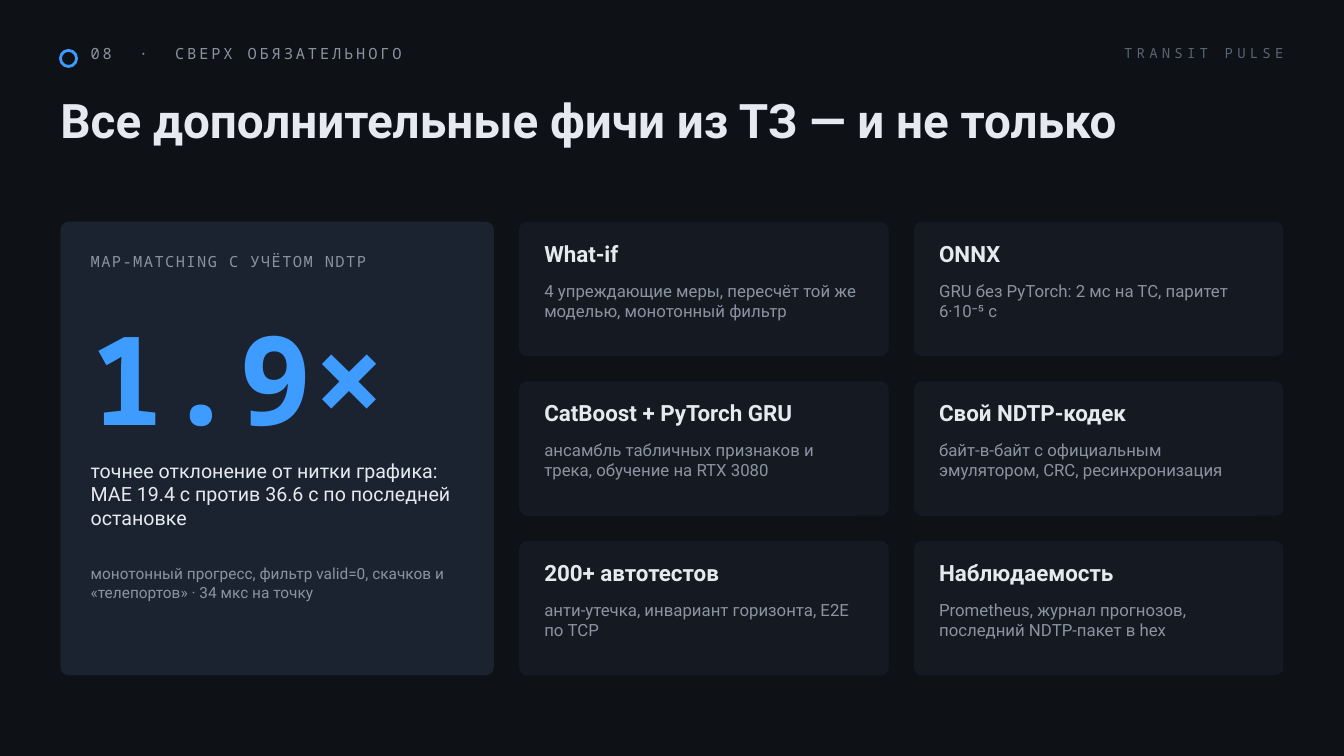
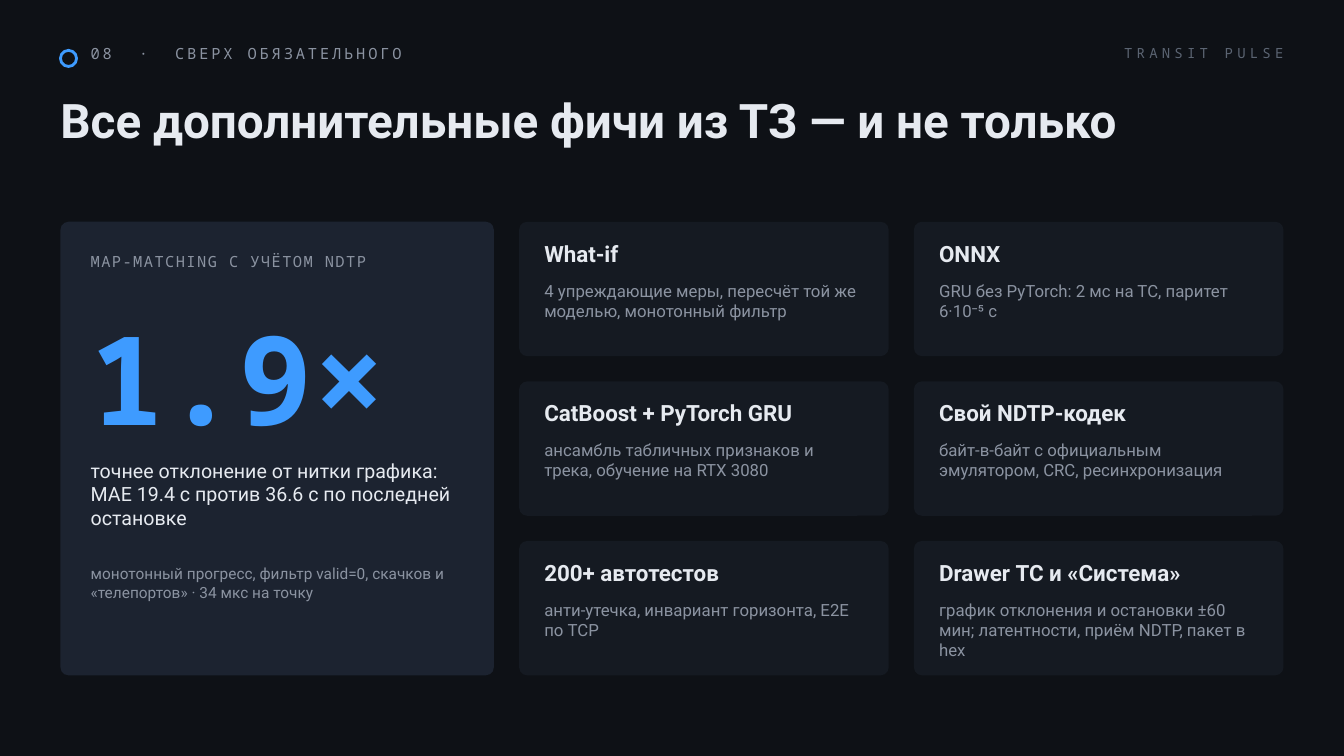
Before and after one commit to jinxovich/transit-pulse, a slide deck: slide 9 of docs/pitch/transit-pulse-pitch.pptx. Drawn at 1344x756 pixels with LibreOffice and Linux fonts; fonts in the diff are those of the drawing. Boxes give left, top, right and bottom in pixels: in the first picture for what was removed or moved away, otherwise in the second. Text is boxed around its words. In the diff, an @@ line names an element or a change of style, - is before the commit and + after.

Commit message:
docs(pitch): свежие скриншоты и панель «Система»

```diff
--- a/docs/pitch/transit-pulse-pitch.pptx
+++ b/docs/pitch/transit-pulse-pitch.pptx
@@ text at (x1=939, y1=565, x2=1180, y2=582): text changed @@
-Наблюдаемость
+Drawer ТС и «Система»
@@ text at (x1=939, y1=603, x2=1246, y2=656): text changed @@
-Prometheus, журнал прогнозов, последний NDTP-пакет в hex
+график отклонения и остановки ±60 мин; латентности, приём NDTP, пакет в hex
```
Also in this commit, not shown: 2 other slides changed, 10 other files.
